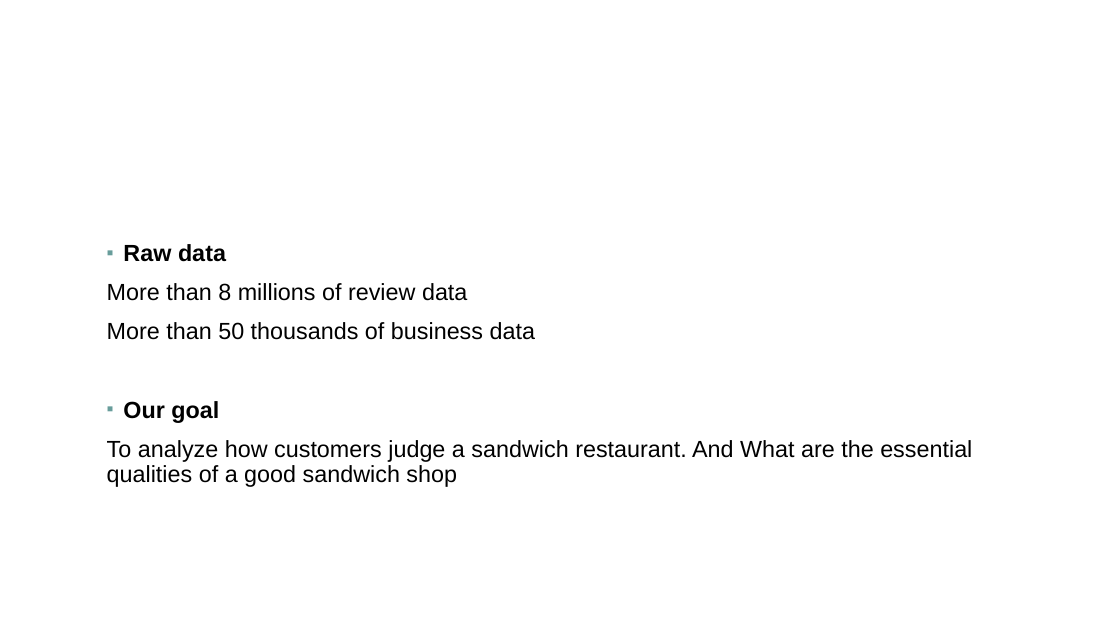
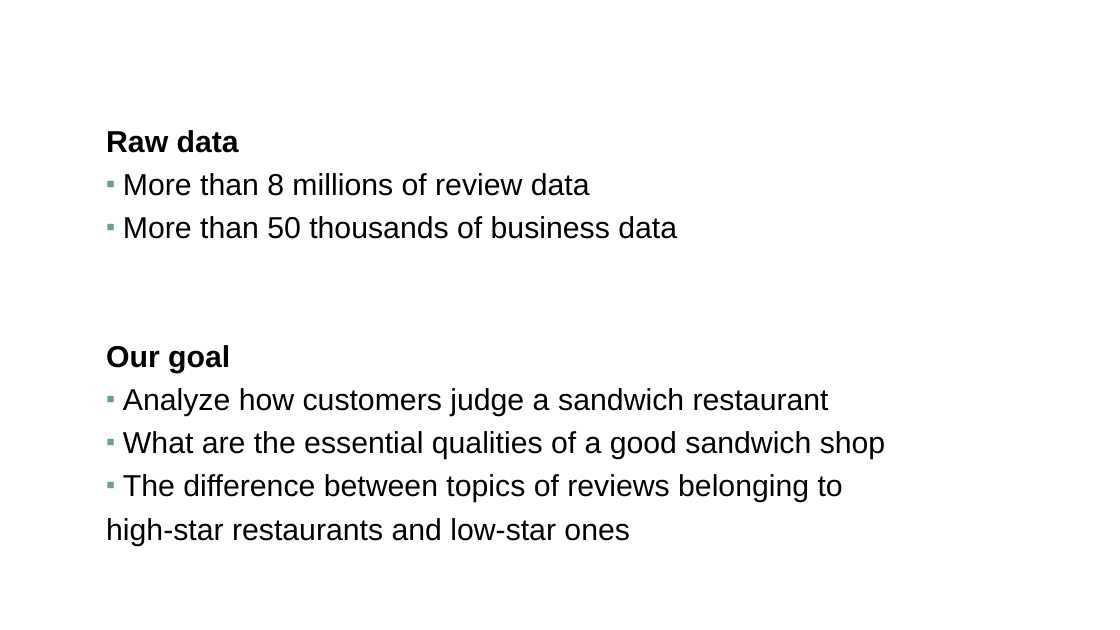
Before and after one commit to oxu2/YelpDataAnalysis, a slide deck: slide 2 of PresentationYelpDataAnalysis/presentationYelpAnalysis.pptx. Drawn at 1120x630 pixels with LibreOffice and Linux fonts; fonts in the diff are those of the drawing; background and template pictures are left out. Boxes give left, top, right and bottom in pixels: in the first picture for what was removed or moved away, otherwise in the second. Text is boxed around its words. In the diff, an @@ line names an element or a change of style, - is before the commit and + after.

Commit message:
presentation

```diff
--- a/PresentationYelpDataAnalysis/presentationYelpAnalysis.pptx
+++ b/PresentationYelpDataAnalysis/presentationYelpAnalysis.pptx
@@ text "Raw data": place and size @@
-text "Raw data" at (107,244,972,487)
+text "Raw data" at (106,130,886,546)
@@ text at (106,130,677,374): size 20 to 25.9 pt in "Raw data", "More than 8 millions of review data", "More than 50 thousands of business data", "Our goal"; bullet ▪ to none; line spacing 0.9 to 0.8; bullet none to ▪ @@
@@ text at (106,388,886,546): text changed; size 20 to 25.9 pt @@
-To analyze how customers judge a sandwich restaurant. And What are the essential qualities of a good sandwich shop
+▪ Analyze how customers judge a sandwich restaurant
+▪ What are the essential qualities of a good sandwich shop
+▪ The difference between topics of reviews belonging to
+high-star restaurants and low-star ones
```
Also in this commit, not shown: 10 other slides changed, 4 slides added, 2 other files.
